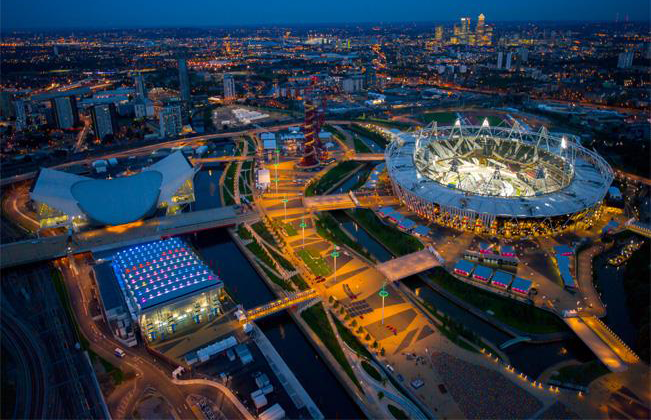
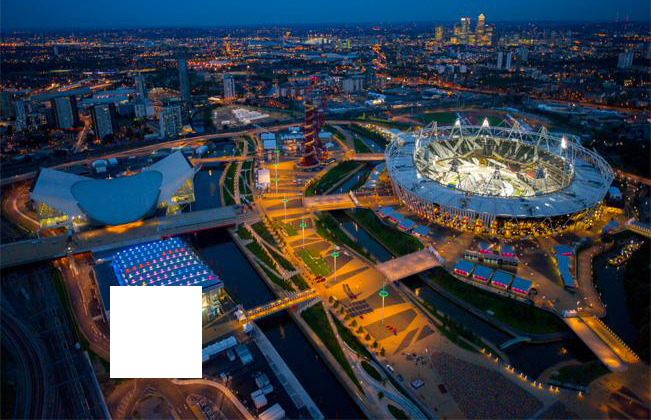
Two versions of the same layered image (651x420). Layer-by-layer changes:
added layer "Color Fill 1" above "piece1" over [110, 286, 202, 378]
